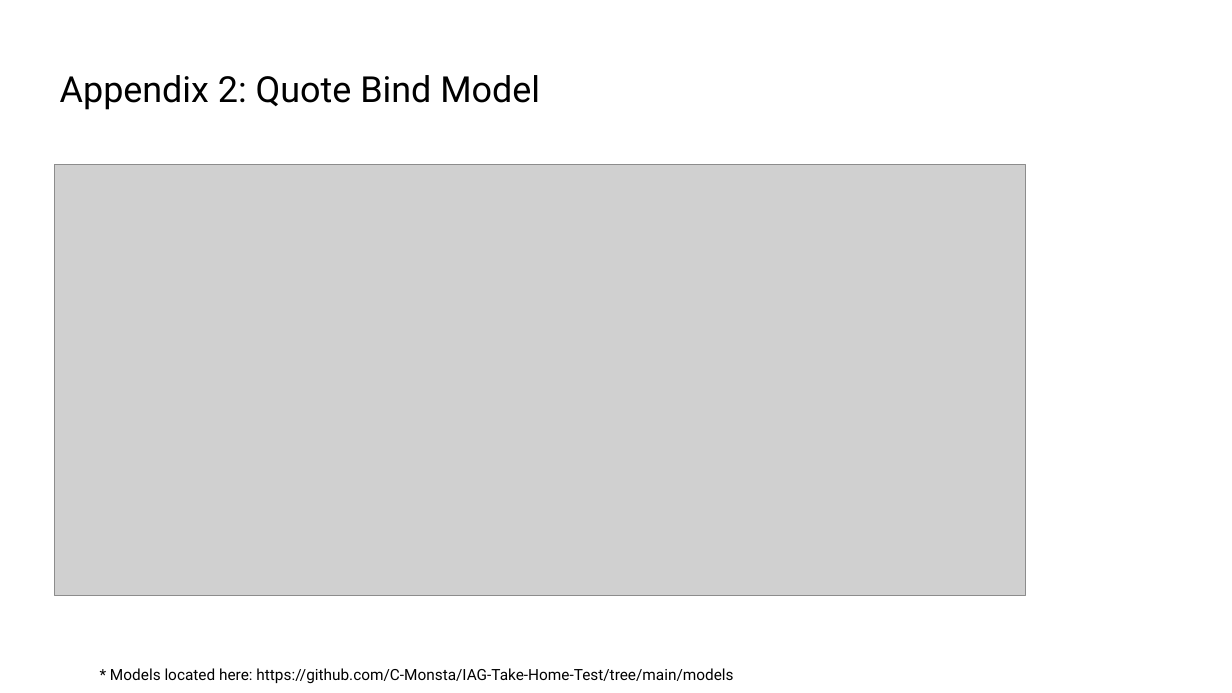
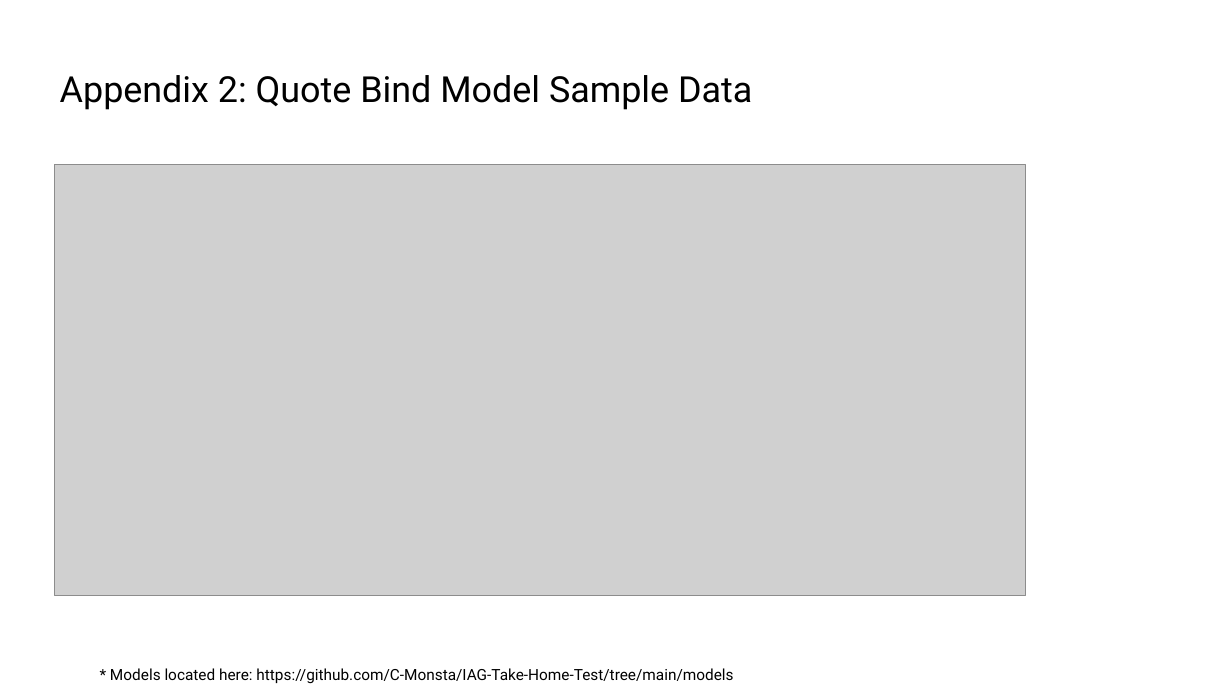
Before and after one commit to C-Monsta/IAG-Take-Home-Test, a slide deck: slide 12 of IAG Take Home Exercise.pptx (slide 11 before the commit). Drawn at 1232x693 pixels with LibreOffice and Linux fonts; fonts in the diff are those of the drawing; grey boxes stand for pictures. Boxes give left, top, right and bottom in pixels: in the first picture for what was removed or moved away, otherwise in the second. Text is boxed around its words. In the diff, an @@ line names an element or a change of style, - is before the commit and + after.

Commit message:
Add dbt SQL models and project files

```diff
--- a/IAG Take Home Exercise.pptx
+++ b/IAG Take Home Exercise.pptx
@@ title at [60,75,752,110]: text changed @@
-Appendix 2: Quote Bind Model
+Appendix 2: Quote Bind Model Sample Data
```
Also in this commit, not shown: 7 other slides changed, 1 slide added, 2 other files.
